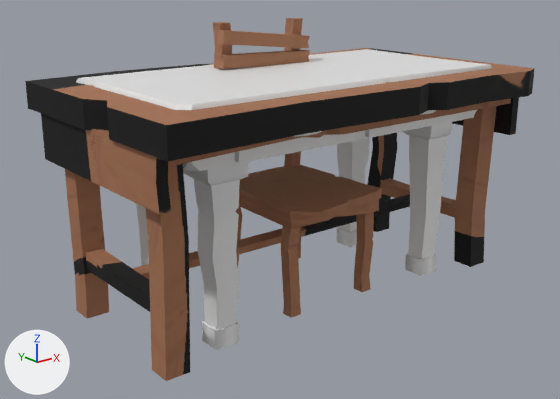
One commit to the Blender file Modelos/pirata objetos Breder.blend: the scene before it, then after it.
One viewpoint serves both versions: a camera (50 mm lens) standing at (-2.03, -2.43, 1.38) and looking at (-0.08, 0.01, 0.41). The axes (+X, +Y, +Z) are drawn at lower left. The lights are the same throughout. The same objects are shown in both versions, whatever each file hides.

Objects in the first picture: 'Cadeira.Comum', 'Mesa.Capitao.Gavetas.S', 'Mesa.Capitao.Pernas.S', 'Mesa.Capitao.Tampa.S', 'Mesa.Comum'.
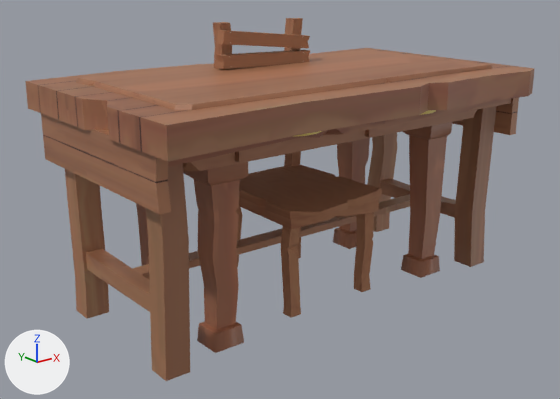
Where the change shows, as pixel boxes (x1, y1, x2, y2) in the pictures (560 x 399 px; the box of a moved part takes in the faces that stretch with it):
'Mesa.Comum', recoloured (black to brown)
    both: (25, 48, 535, 377)
'Mesa.Capitao.Pernas.S', reshaped
    before: (136, 122, 452, 350)
    after: (136, 122, 452, 353)
'Mesa.Capitao.Tampa.S', recoloured, surface changed (white to brown)
    both: (76, 49, 492, 171)
'Mesa.Capitao.Gavetas.S', recoloured (grey to brown)
    both: (235, 110, 457, 162)
part 2 of me_mesa_capitao_pernas_s, deleted
    before: (202, 321, 239, 350)
part 3 of me_mesa_capitao_pernas_s, deleted
    before: (337, 227, 357, 247)
part 4 of me_mesa_capitao_pernas_s, moved or reshaped
    before: (405, 253, 437, 276)
    after: (401, 254, 440, 278)
part 5 of me_mesa_capitao_pernas_s, added (brown)
    after: (197, 322, 244, 353)
part 6 of me_mesa_capitao_pernas_s, added
    after: (333, 228, 357, 249)
part 7 of me_mesa_capitao_pernas_s, recoloured (grey to brown)
    both: (136, 122, 452, 330)

What the commit changed:
Picture 'Mesa.ComGaveta' (img_mesa_comgaveta) is new.
Picture 'Mesa' (img_mesa) is new.
Material 'Mesa.ComGaveta' (mat_mesa_comgaveta) is new.
Its texture is img_mesa_comgaveta.
Material 'Mesa' (mat_mesa) is new.
Its texture is img_mesa.
me_mesa_comum has 167 vertices, 137 faces and spans x -0.92..0.92, y -0.53..0.55, z 0.0..0.93.
me_mesa_comum no longer uses material mat_cadeira (picture img_cadeira).
me_mesa_comum now uses material mat_mesa (picture img_mesa).
me_mesa_capitao_tampa_s has 66 vertices, 74 faces and spans x -0.79..0.79, y -0.38..0.38, z -0.16..0.07.
me_mesa_capitao_tampa_s is used by ob_mesa_capitao_tampa_s; location (0.0, 0.0, 0.872).
me_mesa_capitao_tampa_s part 1: texture (UV) coordinates of 74 of 74 faces, centred in x -0.78..0.79, y -0.38..0.38, z -0.16..0.07, changed; they spanned u 0.12..0.88, v 0.0..1.0 and now span u 0.03..0.95, v 0.05..0.93.
me_mesa_capitao_tampa_s now uses material mat_mesa_comgaveta (picture img_mesa_comgaveta).
me_mesa_capitao_pernas_s is used by ob_mesa_capitao_pernas_s; location (0.0, 0.0, 0.0).
me_mesa_capitao_pernas_s had 140 vertices, 112 faces and spanned x -0.646..0.638, y -0.316..0.321, z 0.0..0.724.
me_mesa_capitao_pernas_s now has 140 vertices, 124 faces and spans x -0.646..0.638, y -0.316..0.321, z -0.002..0.724.
me_mesa_capitao_pernas_s part 2: the loose piece of 8 vertices spanning x -0.61..-0.508, y -0.282..-0.186, z 0.0..0.077 is deleted.
me_mesa_capitao_pernas_s part 3: the loose piece of 8 vertices spanning x 0.508..0.61, y 0.186..0.282, z 0.0..0.077 is deleted.
me_mesa_capitao_pernas_s part 4: 4 vertices moved from x 0.508..0.61, y -0.282..-0.186, z 0.077 to x 0.494..0.624, y -0.295..-0.173, z -0.002; 4 vertices removed from x 0.508..0.61, y -0.282..-0.186, z 0.0; 4 vertices added at x 0.5..0.618, y -0.289..-0.178, z 0.071.
me_mesa_capitao_pernas_s part 5: 8 vertices added at x -0.624..-0.494, y -0.295..-0.173, z -0.002..0.071.
me_mesa_capitao_pernas_s part 6: 8 vertices added at x 0.494..0.624, y 0.173..0.295, z -0.002..0.071.
me_mesa_capitao_pernas_s part 7: 92 faces spanning x -0.646..0.638, y -0.316..0.321, z 0.077..0.724 switch from no material to mat_mesa_comgaveta (picture img_mesa_comgaveta).
me_mesa_capitao_gavetas_s has 128 vertices, 108 faces and spans x -0.565..0.565, y -0.446..-0.357, z 0.727..0.864.
me_mesa_capitao_gavetas_s now uses material mat_mesa_comgaveta (picture img_mesa_comgaveta).
